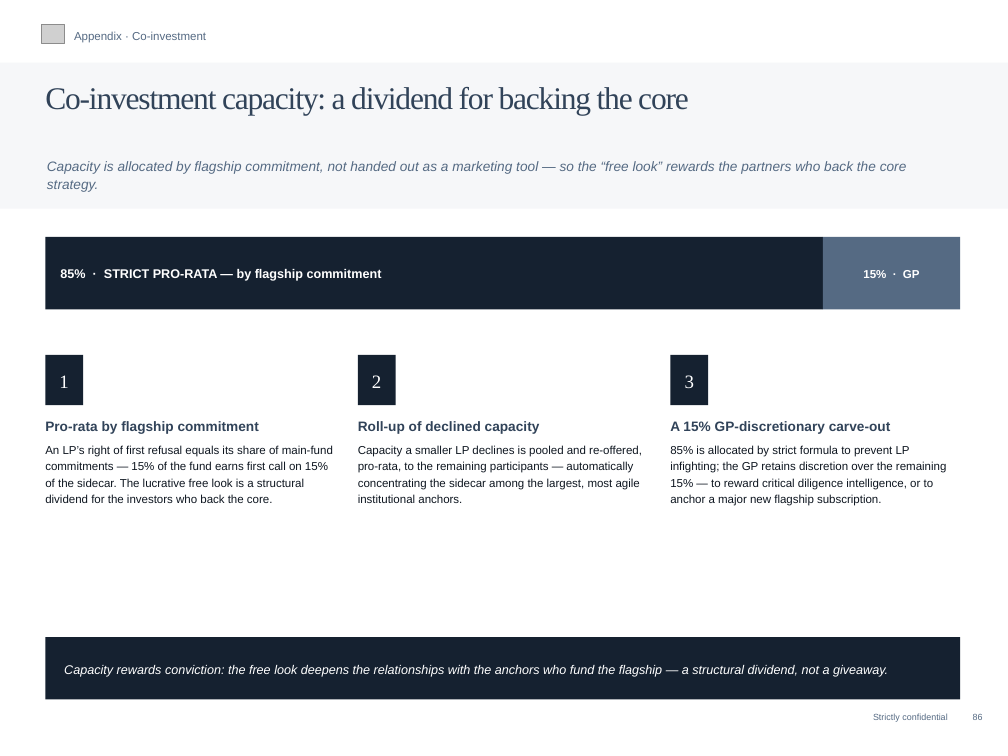
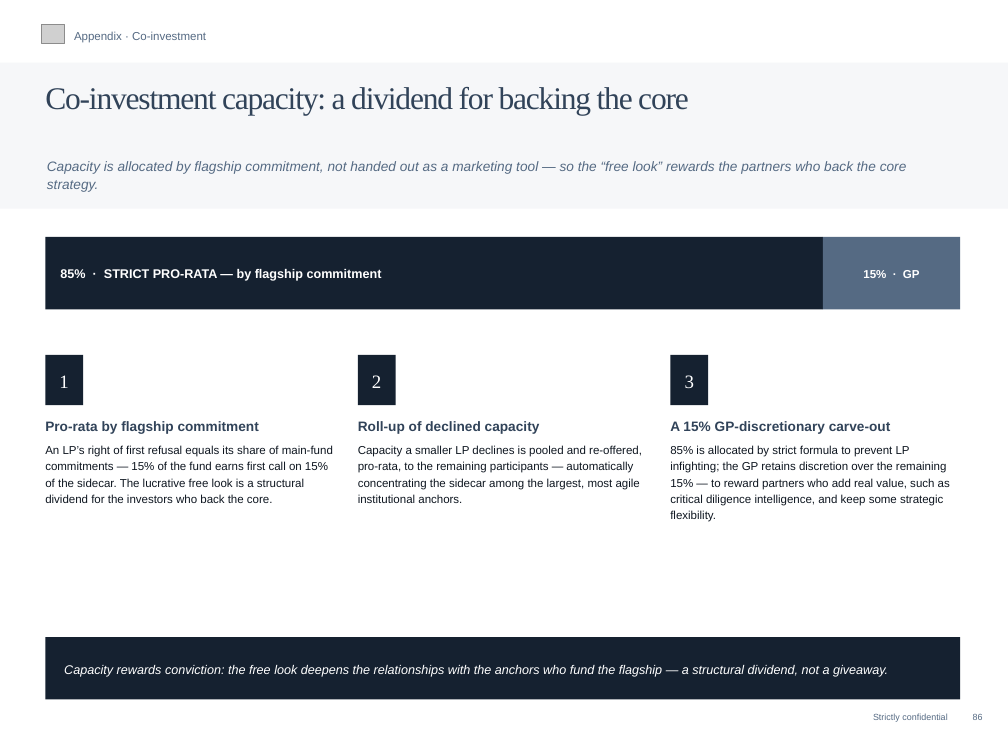
Before and after one commit to charette-lab/Claude, a slide deck: slide 91 of Athanase_Engaged_Ownership_Allocator_Deck.pptx. Drawn at 1008x756 pixels with LibreOffice and Linux fonts; fonts in the diff are those of the drawing; grey boxes stand for pictures. Boxes give left, top, right and bottom in pixels: in the first picture for what was removed or moved away, otherwise in the second. Text is boxed around its words. In the diff, an @@ line names an element or a change of style, - is before the commit and + after.

```diff
--- a/Athanase_Engaged_Ownership_Allocator_Deck.pptx
+++ b/Athanase_Engaged_Ownership_Allocator_Deck.pptx
@@ text at [670,446,950,522]: text changed @@
-85% is allocated by strict formula to prevent LP infighting; the GP retains discretion over the remaining 15% — to reward critical diligence intelligence, or to anchor a major new flagship subscription.
+85% is allocated by strict formula to prevent LP infighting; the GP retains discretion over the remaining 15% — to reward partners who add real value, such as critical diligence intelligence, and keep some strategic flexibility.
```
Also in this commit, not shown: 1 other file.
